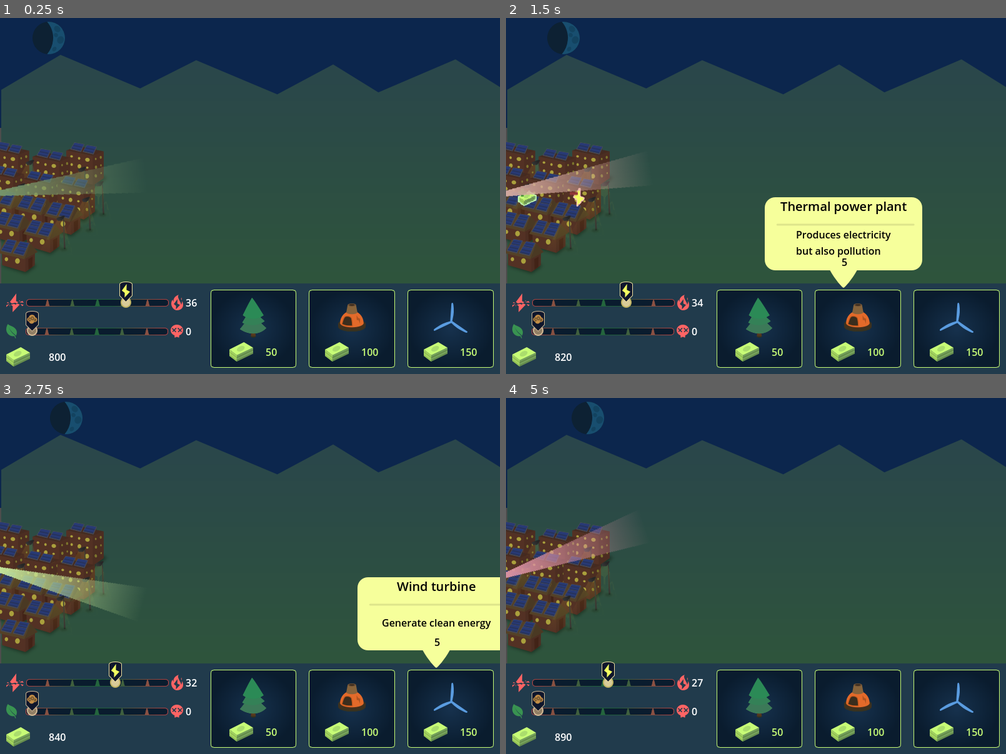
Above: before the commit, frames 1-4 (two rows, left to right).
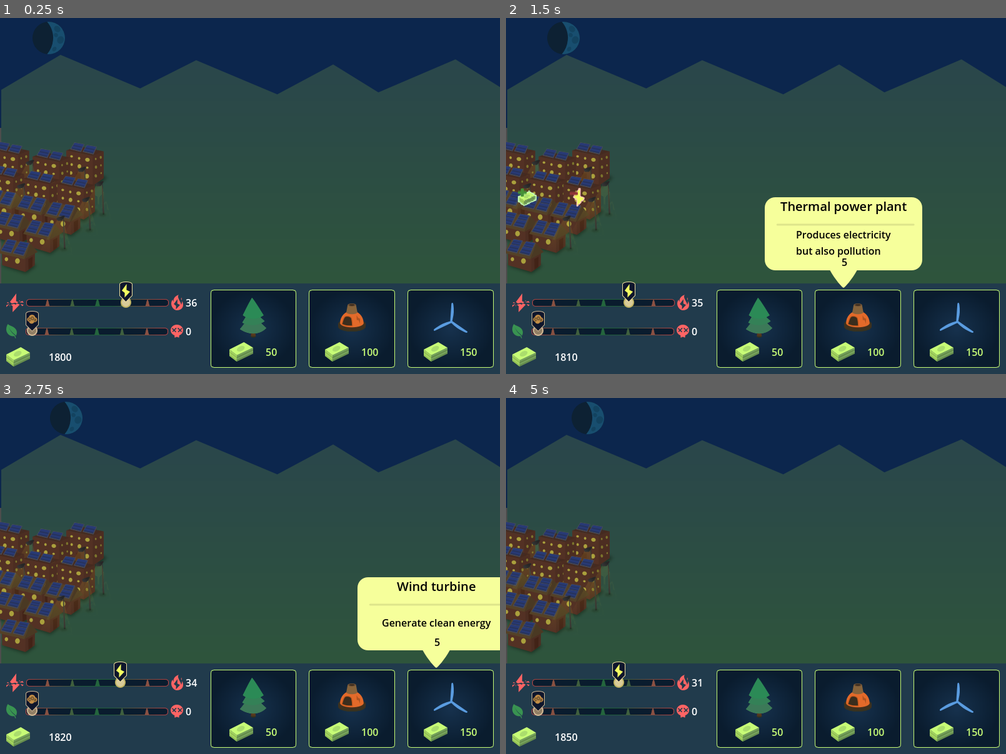
Above: after the commit, the same moments.

Repository: ZZRRegion/GDDemo
Game: Godot game, scene res://PoderSolar/scenes/game/game.tscn
Same seed, same stepped clock (60 frames per second), same inputs: the game is played once before the commit and once after it.
Inputs (mouse positions are in pixels of both pictures, inside the frame that each line leads up to):
- Up to frame 1 (0.25 s): no input
- Up to frame 2 (1.5 s): click (761, 327) at 0.5 s; click (856, 327) at 1.25 s
- Up to frame 3 (2.75 s): click (450, 707) at 2 s
- Up to frame 4 (5 s): move the mouse to (866, 547) at 2.77 s; hold Right (move_right) 2.78-3.5 s; click (866, 547) at 2.85 s; tap Space (jump) at 3.02, 3.32 s; drag from (656, 586) to (731, 640) at 3.52 s; move the mouse to (806, 483) at 4.27 s; hold Left (move_left) from 4.28 s (still down); click (806, 483) at 4.35 s

The runs differ from the first frame. In frame 1, 0.9% of the frame differs, in the area x 0-21%, y 41-97%; in frame 2, 1.5%; in frame 3, 1.5%; in frame 4, 1.7%, in the area x 0-40%, y 33-97%.

Commit message:
修订控件提示不消失问题

Diff:
--- a/PoderSolar/scenes/Objects/coal_power.tscn
+++ b/PoderSolar/scenes/Objects/coal_power.tscn
@@ -70,7 +70,7 @@
 [node name="CoalPower" instance=ExtResource("1_0t1pd")]
 cost = 100
 sell_price = 20
-energy = 1
+energy = 2
 pollution = 1
 
 [node name="Image" parent="." index="1"]
--- a/PoderSolar/scenes/Objects/item.gd
+++ b/PoderSolar/scenes/Objects/item.gd
@@ -33,6 +33,9 @@
 		else:
 			modulate = Color.WHITE
 			$Message.hide()
+	elif is_hovering:
+		if not hit_box.get_global_rect().has_point(get_global_mouse_position()):
+			sell_button.mouse_exited.emit()
 
 
 func can_placed() -> bool:
--- a/PoderSolar/scenes/Objects/tree.tscn
+++ b/PoderSolar/scenes/Objects/tree.tscn
@@ -7,7 +7,7 @@
 [node name="Tree" instance=ExtResource("1_a5n3p")]
 cost = 50
 sell_price = 10
-pollution = -1
+pollution = -2
 
 [node name="Image" parent="." index="1"]
 texture = ExtResource("2_obcve")
--- a/PoderSolar/scenes/game/game.tscn
+++ b/PoderSolar/scenes/game/game.tscn
@@ -52,6 +52,7 @@
 stream = ExtResource("8_vr43f")
 volume_db = 3.0
 autoplay = true
+parameters/looping = true
 
 [node name="ColorRect" type="ColorRect" parent="."]
 offset_left = 173.0
--- a/PoderSolar/scenes/gamemanager.gd
+++ b/PoderSolar/scenes/gamemanager.gd
@@ -1,10 +1,10 @@
 extends Node
-const MONEY_DEFAULT: int = 800
+const MONEY_DEFAULT: int = 1800
 const ENERGY_DEFAULT: int = 36
 const POLLUTION_DEFAULT: int = 0
 const MAX_ENERGY: int = 50
 const MAX_POLLUTION: int = 50
-const CURRENT_LEVEL_DEFAULT: int = 1
+const CURRENT_LEVEL_DEFAULT: int = 0
 signal start_level
 signal money_change
 signal pollution_change
@@ -44,6 +44,7 @@
 
 func add_pollution(quantity: int) -> void:
 	pollution += quantity
+	print(Time.get_datetime_string_from_system() + "[]" + str(quantity))
 	if pollution > MAX_POLLUTION:
 		load_end_screen(End_States.LOOSE_POLLUTION)
 	elif pollution < 0:
@@ -54,7 +55,7 @@
 func add_energy(quantity: int) -> void:
 	energy_mutex.lock()
 	energy += quantity
-	print(quantity)
+	#print(Time.get_datetime_string_from_system() + str(quantity))
 	energy_mutex.unlock()
 	energy_change.emit()
 	if energy > MAX_ENERGY:
